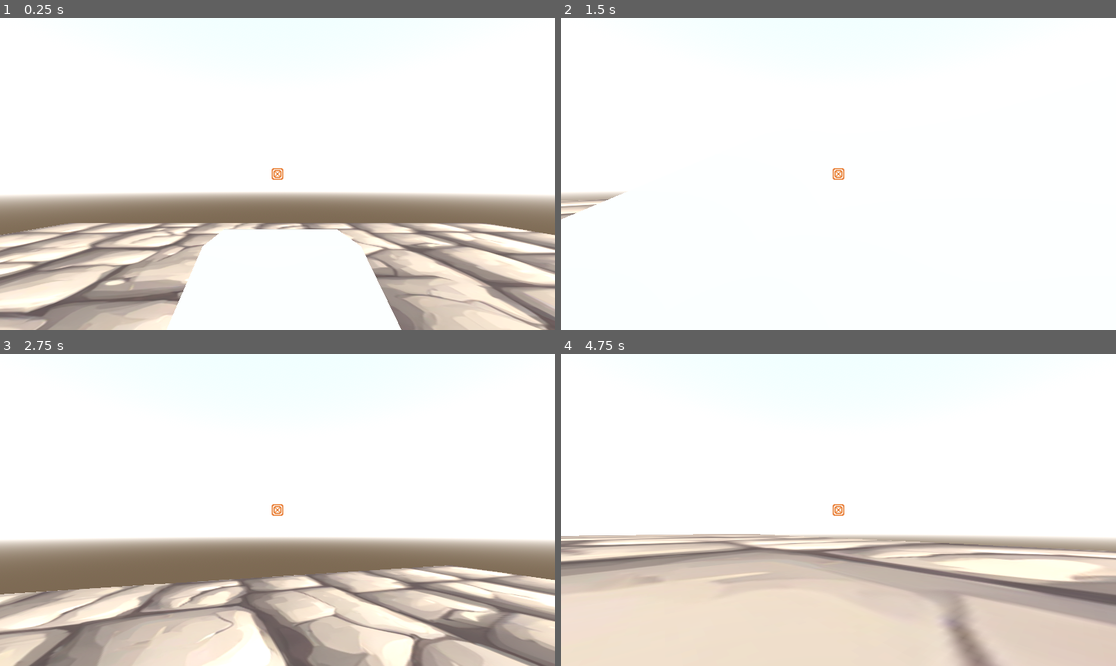
Above: before the commit, frames 1-4 (two rows, left to right).
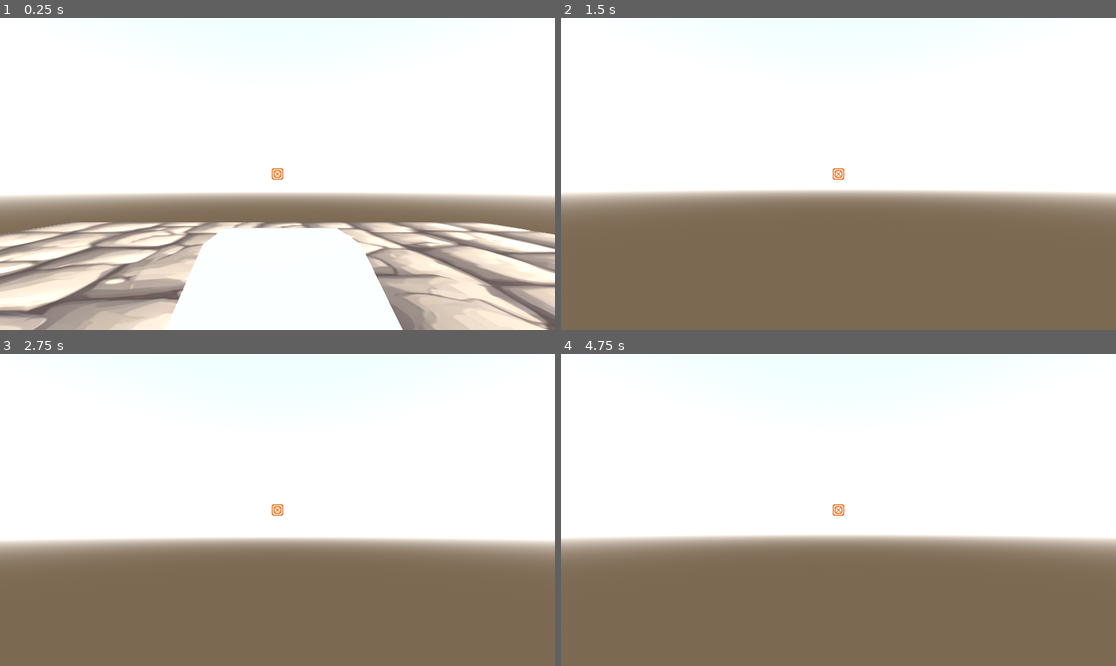
Above: after the commit, the same moments.

Repository: Aurora-Veill/3d-fps-deck-builder
Game: Godot game, scene res://node_3d.tscn
Same seed, same stepped clock (60 frames per second), same inputs: the game is played once before the commit and once after it. The engine's default icon, where the game draws it, is replaced by a stand-in: a white triangle on a blue panel in a dark square.
Inputs (mouse positions are in pixels of both pictures, inside the frame that each line leads up to):
- Up to frame 1 (0.25 s): no input
- Up to frame 2 (1.5 s): move the mouse to (866, 174) at 0.52 s; hold W (forward) from 0.53 s (still down); click (866, 174) at 0.6 s; tap Space (jump) at 0.77 s; right-click (866, 174) at 0.8 s; move the mouse to (810, 174) at 1.27 s; right-click (810, 174) at 1.35 s
- Up to frame 3 (2.75 s): keep holding W (forward); tap Space (jump) at 1.52 s; click (249, 510) at 1.55 s; move the mouse to (288, 503) at 2.02 s; click (288, 503) at 2.1 s; right-click (288, 503) at 2.3 s
- Up to frame 4 (4.75 s): keep holding W (forward); move the mouse to (832, 516) at 2.77 s; right-click (832, 516) at 2.85 s; tap Space (jump) at 3.02, 3.77, 4.52 s; click (832, 516) at 3.05 s; move the mouse to (877, 513) at 3.52 s; click (877, 513) at 3.6 s; right-click (877, 513) at 3.8 s; move the mouse to (794, 506) at 4.27 s; right-click (794, 506) at 4.35 s; click (794, 506) at 4.55 s

The runs differ from the first frame. In frame 1, 3.9% of the frame differs, in the area x 0-100%, y 65-100%; in frame 2, 44%, in the area x 0-100%, y 55-100%; in frame 3, 26%; in frame 4, 39%.
Error before the commit: Invalid assignment of property or key 'direction' with value of type 'Vector3' on a base object of type 'Node3D (card)'. (res://movement.gd:59)

Commit message:
implement dashing and fix bugs

Diff:
--- a/Dash.gd
+++ b/Dash.gd
@@ -1,7 +1,11 @@
 extends card
-func use(PC):
+var PC
+var timer
+
+func use(Player):
+	PC = Player
 	var direction = -PC.cameraf.get_global_transform().basis.z
-	PC.velocity += direction.normalized * 1000
+	PC.velocity = direction.normalized() * 400
 	uses -= 1
 	if uses <= 0:
 		queue_free()
--- a/Node3D.gd
+++ b/Node3D.gd
@@ -1,24 +1,11 @@
 extends Node3D
 
-var gravity = ProjectSettings.get_setting("physics/3d/default_gravity") / 100
-@export var speed = 0.5
-var direction = Vector3.ZERO
-var velocityY = 0
-var dmg = 1
-var maker := CharacterBody3D
+
+# Called when the node enters the scene tree for the first time.
 func _ready():
-	set_as_top_level(true)
+	pass # Replace with function body.
 
 
 # Called every frame. 'delta' is the elapsed time since the previous frame.
-func _physics_process(delta: float) -> void:
-	velocityY -= gravity * delta
-	position += direction * speed * delta * 60
-	position.y += velocityY
-
-
-
-func _on_area_3d_body_entered(body):
-	if body != maker and body.has_method("damage"):
-		body.damage(dmg)
-		queue_free()
+func _process(delta):
+	pass
--- /dev/null
+++ b/bullet.gd
@@ -0,0 +1,29 @@
+extends Node3D
+
+var gravity = ProjectSettings.get_setting("physics/3d/default_gravity") / 100
+@export var speed = 0.5
+var direction = Vector3.ZERO
+var velocityY = 0
+var dmg = 1
+var maker := CharacterBody3D
+func _ready():
+	set_as_top_level(true)
+
+
+# Called every frame. 'delta' is the elapsed time since the previous frame.
+func _physics_process(delta: float) -> void:
+	velocityY -= gravity * delta
+	position += direction * speed * delta * 60
+	position.y += velocityY
+
+
+
+func _on_area_3d_body_entered(body):
+	if body != maker and body.has_method("damage"):
+		body.damage(dmg)
+		queue_free()
+
+
+func _on_area_3d_body_shape_entered(body_rid, body, body_shape_index, local_shape_index):
+	if body != maker:
+		queue_free() # Replace with function body.
--- a/dash_card.tscn
+++ b/dash_card.tscn
@@ -4,3 +4,4 @@
 
 [node name="Node3D" type="Node3D"]
 script = ExtResource("1_hksr8")
+uses = 500
--- a/movement.gd
+++ b/movement.gd
@@ -1,7 +1,7 @@
 extends CharacterBody3D
 
 const SPEED = 5.0
-const JUMP_VELOCITY = 4.5
+const JUMP_VELOCITY = 9
 
 var gravity = ProjectSettings.get_setting("physics/3d/default_gravity")
 var projectile = preload("res://projectile.tscn")
@@ -10,33 +10,39 @@
 @onready var rayRizzo = $RayCast3D
 var hand = Array()
 var activeCard = 0
+var hasDashed = false
+func _ready():
+	hand.append(load("res://dash_card.tscn").instantiate())
 func _process(delta):
 	Input.set_mouse_mode(Input.MOUSE_MODE_CAPTURED)
 
 func _physics_process(delta):
 
 	if not is_on_floor():
+		if hasDashed:
+			velocity.y -= gravity * delta * 3
 		velocity.y -= gravity * delta
-
+	else:
+		hasDashed = false
 	if Input.is_action_just_pressed("jump") and is_on_floor():
 		velocity.y = JUMP_VELOCITY
-	velocity.x /= 2
-	velocity.z /= 2
 	var input_dir = Input.get_vector("left", "right", "forward", "backwards")
 	var direction = (transform.basis * Vector3(input_dir.x, 0, input_dir.y)).normalized()
 	if direction:
-		velocity.x += direction.x * SPEED
-		velocity.z += direction.z * SPEED
+		if abs(velocity.x) < SPEED:
+			velocity.x = direction.x * SPEED
+		if abs(velocity.z) < SPEED:
+			velocity.z = direction.z * SPEED
 	else:
-		velocity.x += move_toward(velocity.x, 0, SPEED)
-		velocity.z += move_toward(velocity.z, 0, SPEED)
+		velocity.x = move_toward(velocity.x, 0, SPEED)
+		velocity.z = move_toward(velocity.z, 0, SPEED)
 	move_and_slide()
 	if Input.is_action_just_pressed("shoot"):
 		attack(projectile)
 
 	if Input.is_action_just_pressed("use_card"):
-		pass
-		hand[activeCard].use()
+		if hand[activeCard] and hand[activeCard].has_method("use"):
+			hand[activeCard].use(self)
 
 	if Input.is_action_just_pressed("cycle_card_left"):
 		activeCard -= 1
@@ -47,6 +53,10 @@
 		activeCard += 1
 		if activeCard == hand.size():
 			activeCard = 0
+	if velocity.y > JUMP_VELOCITY:
+		hasDashed = true
+	if abs(velocity.x) > SPEED or abs(velocity.z) > SPEED or velocity.y > JUMP_VELOCITY:
+		velocity /= 1.1
 func _input(event):
 	if event is InputEventMouseMotion:
 		rotation.y -= event.relative.x / 100
@@ -55,7 +65,6 @@
 func attack(projectile: PackedScene) -> void:
 	var atk = projectile.instantiate()
 	atk.position = position
-	print()
 	atk.direction = -cameraf.get_global_transform().basis.z
 	atk.maker = self
 	get_parent().add_child(atk)
--- a/project.godot
+++ b/project.godot
@@ -71,3 +71,7 @@
 "events": [Object(InputEventMouseButton,"resource_local_to_scene":false,"resource_name":"","device":-1,"window_id":0,"a …(258 unchanged characters)…
 ]
 }
+
+[physics]
+
+3d/default_gravity=13.0
--- a/projectile.tscn
+++ b/projectile.tscn
@@ -1,6 +1,6 @@
 [gd_scene load_steps=5 format=3 uid="uid://bw3sgmbukcg5t"]
 
-[ext_resource type="Script" path="res://Card.gd" id="1_2uidk"]
+[ext_resource type="Script" path="res://bullet.gd" id="1_il02w"]
 [ext_resource type="Texture2D" uid="uid://b4xri70163n2o" path="res://Beam-Beta.png" id="2_uve0i"]
 
 [sub_resource type="CapsuleMesh" id="CapsuleMesh_x0pdc"]
@@ -12,7 +12,7 @@
 height = 0.42
 
 [node name="bullet" type="Node3D"]
-script = ExtResource("1_2uidk")
+script = ExtResource("1_il02w")
 
 [node name="Sprite3D" type="Sprite3D" parent="."]
 texture = ExtResource("2_uve0i")
